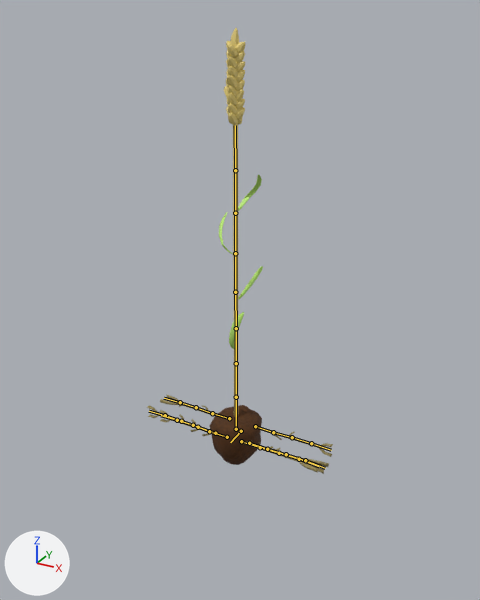
The Blender file Assets/Models/Blender/player.blend, before and after one commit.
Before and after are seen from a camera (50 mm lens) standing at (2.29, -4.1, 3.24) and looking at (-0.04, 0.13, 1.13). Arrows for +X, +Y and +Z are at lower left; the lights stay in place. The bones that bend it are drawn over the model as lines.

The first picture shows 'dirt clump', 'roots', 'stalk.033', 'stalk.034', 'stalk.035', 'stalk.036', 'stalk.037'.
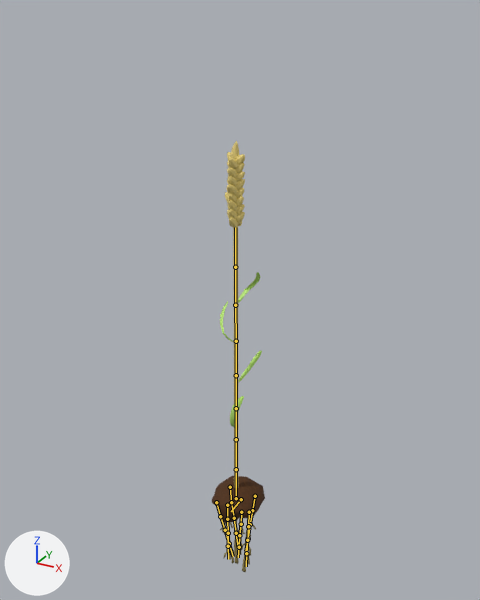
Commit message: Root/hide animation

The newer file adds an action. The first version stands in its rest pose; the second is drawn at frame 20 of the action 'hide'.

The edits, one by one:
Bone 'blegt.r' (bone_blegt_r) moves from (0.0, 0.0, 0.0) to (0.775, -1.482, 0.012).
Bone 'flegt.r' (bone_flegt_r) moves from (0.0, 0.0, 0.0) to (0.79, -1.484, -0.121).
Bone 'flegt.l' (bone_flegt_l) moves from (0.0, 0.0, 0.0) to (0.79, -1.484, 0.13).
Bone 'blegt.l' (bone_blegt_l) moves from (0.0, 0.0, 0.0) to (0.77, -1.484, -0.018).
Bone 'mlegt.l' (bone_mlegt_l) moves from (0.0, 0.0, 0.0) to (0.723, -1.493, 0.027).
Bone 'mlegt.r' (bone_mlegt_r) moves from (0.0, 0.0, 0.0) to (0.662, -1.455, -0.04).
Bone 'root' (bone_root) moves from (0.0, 0.0, 0.0) to (-0.733, 0.0, 0.0).

Changed parts and their boxes (x1, y1, x2, y2) in the pictures (480 x 600 px):
'dirt clump', posed (21% shorter): before (210, 405, 262, 465); after (212, 476, 265, 523)
'stalk.033', posed (9% narrower, 11% shorter): before (224, 28, 246, 417); after (225, 141, 245, 488)
'roots', posed: before (147, 395, 333, 474); after (218, 511, 256, 572)
'stalk.034', posed (6% narrower, 16% shorter): before (229, 312, 244, 349); after (230, 396, 244, 427)
'stalk.037', posed (8% narrower, 14% shorter): before (238, 175, 262, 211); after (238, 272, 260, 303)
'stalk.035', posed: before (238, 266, 263, 299); after (238, 351, 262, 382)
'stalk.036', posed: before (219, 213, 233, 254); after (220, 302, 234, 342)
bone 'root', root to tip: before (241, 431) to (230, 442); after (241, 499) to (231, 511)
